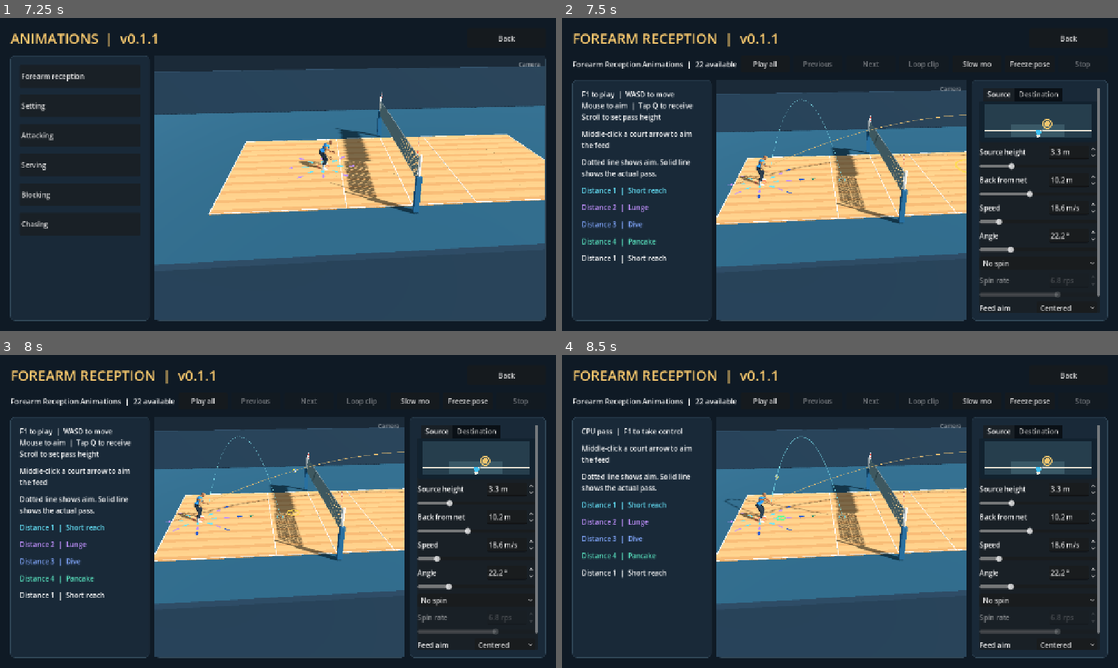
Above: before the commit, frames 1-4 (two rows, left to right).
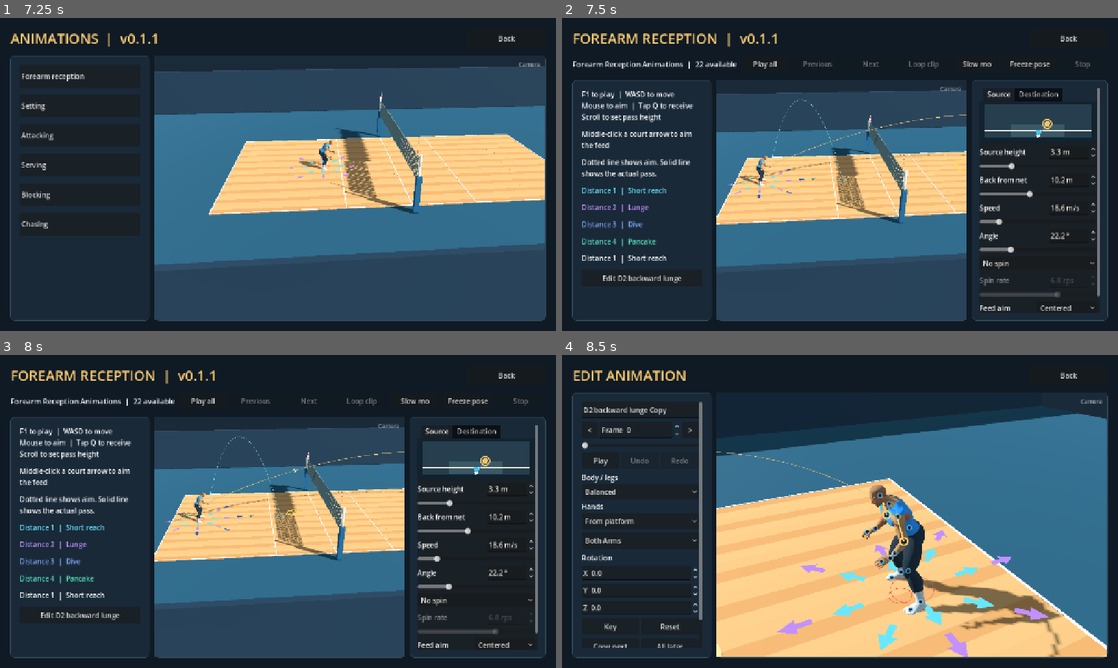
Above: after the commit, the same moments.

Repository: foreandr/volleyball
Game: Godot game, scene res://scenes/main.tscn
Two runs of this game, one before a commit and one after it. Both use one fixed random seed, a clock stepped at 60 frames per second and the inputs below.
Inputs (mouse positions are in pixels of both pictures, inside the frame that each line leads up to):
- Up to frame 1 (7.25 s): click "Story" at 0.5 s; click "Back" at 1.25 s; click "Story" at 2 s; click "New" at 2.75 s; click "Back" at 3.5 s; click "New" at 4.25 s; click "Save" at 5 s; click "Back" at 5.75 s; click "Continue" at 6.5 s
- Up to frame 2 (7.5 s): click "Forearm reception" at 7.25 s
- Up to frame 3 (8 s): no input
- Up to frame 4 (8.5 s): click (639, 614) at 8 s, where only the run after the commit has a clickable "Edit D2 backward lunge"

Frame 1 is identical in both runs. In frame 2, 0.2% of the frame differs, in the area x 7-22%, y 82-85%; in frame 3, 0.2%; in frame 4, 48%, in the area x 1-99%, y 4-97%.

Commit message:
Open an editable D2 backstep with a high test feed

Diff:
--- a/scripts/animation_ball_preview.gd
+++ b/scripts/animation_ball_preview.gd
@@ -251,8 +251,8 @@
 				fitted.angle = float(settings.get("angle",27.4))+2.0*(attempt+1)
 				feed = Flight.feed(aim_point,fitted)
 	else:
-		missed = false
 		aim_point = review_feed.aim
+		missed = review_feed.get("require_platform",false) and aim_point.distance_to(impact_point) > 0.20
 		feed = review_feed.duplicate()
 	feed_info = feed
 	incoming = feed.incoming
@@ -263,7 +263,8 @@
 	source_ground.global_position = Vector3(feed.start.x,0.065,feed.start.z)
 	source_ground.show()
 	outgoing = Vector3.ZERO if missed else Contact.rebound(incoming,surface_velocity,surface_normal,float(clip.get_meta("reception_restitution",0.55)))
-	flight_duration = 0.0 if missed else Flight.landing_time(aim_point,outgoing)
+	if missed and review_feed.get("require_platform",false): outgoing = incoming
+	flight_duration = Flight.landing_time(aim_point,outgoing) if not missed or review_feed.get("require_platform",false) else 0.0
 	incoming_net = Net.first_hit(func(time): return Flight.position(feed_info,aim_point,time),-feed_duration,0.0)
 	outgoing_net = {}
 	if not missed and incoming_net.is_empty(): outgoing_net = Net.first_hit(flight_position,0.0,flight_duration)
--- a/scripts/animation_editor.gd
+++ b/scripts/animation_editor.gd
@@ -49,7 +49,16 @@
 	angle_control.apply_setup(preview_player)
 	if is_instance_valid(reception_controls): reception_controls.apply(preview_player,replace_body_layer)
 	session = EditSession.new(StorySession.edit_animation if StorySession.edit_animation != null else Catalog.load_clip(entry,preview_player),preview_player.skeleton)
+	if session.source.has_meta("editor_start"):
+		preview_player.set_height_cm(Profile.DEFAULTS.height_cm)
+		preview_player.position = session.source.get_meta("editor_start")
+		preview_player.rotation.y = 0.0
+		view_focus = preview_player.position+Vector3(0,1.10,0)
+		view_distance = 4.6
+		orbit_yaw = 1.1
+		update_camera()
 	ball_preview = preload("res://scripts/animation_ball_preview.gd").new()
+	ball_preview.review_feed = session.source.get_meta("editor_feed",{})
 	preview_player.get_parent().add_child(ball_preview)
 	ball_preview.configure(preview_player,session.source,session)
 	if is_instance_valid(reception_controls): reception_controls.show_result(session.source)
@@ -200,14 +209,14 @@
 func refresh_ball_angle() -> void:
 	ball_preview.configure(preview_player,session.source,session)
 	if is_instance_valid(reception_controls): reception_controls.show_result(session.source)
-	right_panel.visible = ball_preview.active
+	right_panel.visible = ball_preview.active and not session.source.has_meta("editor_feed")
 	angle_control.sync_feed(ball_preview.feed_info)
 	angle_control.sync_output(ball_preview)
 	angle_control.visible = ball_preview.active
 	if ball_preview.active: angle_control.display_result(float(session.source.get_meta("desired_output_angle",ball_preview.output_angle())),ball_preview.output_angle(),Flight.distance(ball_preview.impact_point,ball_preview.outgoing))
 
 func apply_output_angle(value: float) -> void:
-	if session == null or not session.source.has_meta("contact_time"): return
+	if session == null or not session.source.has_meta("contact_time") or session.source.has_meta("editor_feed"): return
 	if trajectory_base == null or trajectory_revision != session.revision:
 		trajectory_base = session.bake()
 		trajectory_solver = preload("res://scripts/pass_trajectory_solver.gd").new(preview_player,trajectory_base)
@@ -412,7 +421,7 @@
 	if player_controls!=null and player_controls.active:
 		super.handle_preview_input(event)
 		return
-	if setup_drag != null and not gizmo_drag:
+	if setup_drag != null and not gizmo_drag and (session == null or not session.source.has_meta("editor_feed")):
 		var joint_click: bool = event is InputEventMouseButton and event.pressed and event.button_index == MOUSE_BUTTON_LEFT and pick_handle(event.position)>=0
 		if (not joint_click or not setup_drag.mode.is_empty()) and setup_drag.handle(event):
 			preview.accept_event()
@@ -499,7 +508,9 @@
 	set_playing(false)
 	for field in rotation_fields:
 		if field.get_line_edit().has_focus(): field.apply()
-	var saved := Catalog.save_copy(session.bake(),entry,copy_name.text)
+	var original := entry.duplicate()
+	if session.source.has_meta("editor_feed"): original.id = entry.get("source",entry.id)
+	var saved := Catalog.save_copy(session.bake(),original,copy_name.text)
 	if saved.is_empty():
 		var dialog := AcceptDialog.new()
 		dialog.dialog_text = "Unable to save animation."
--- a/scripts/attack_drill.gd
+++ b/scripts/attack_drill.gd
@@ -8,7 +8,7 @@
 const ATTACK_SERVE_SOURCE := Vector3(3.05,2.8,8.5)
 const CPU_HOME := Vector3(-0.55,0.04,1.15)
 const PIN_HEIGHT := 2.75
-const SET_APEX := 4.5
+const SET_APEX := 9.0
 
 enum Stage { SERVE, PASS, SET, CAUGHT, MISS }
 var stage := Stage.SERVE
--- a/scripts/story_animations.gd
+++ b/scripts/story_animations.gd
@@ -6,6 +6,7 @@
 const Flight = preload("res://scripts/pass_flight.gd")
 const SideKneeSlide = preload("res://scripts/side_knee_slide.gd")
 const ForwardDive = preload("res://scripts/forward_reception_dive.gd")
+const BACKWARD_EDIT_ID := "d2_backward_starter"
 const Catalog = preload("res://scripts/volleyball_animations.gd")
 const MOVE_TYPES := {
 	"Forearm reception":["Forearm"],
@@ -255,6 +256,7 @@
 		distance_status = label("",16)
 		distance_status.autowrap_mode = TextServer.AUTOWRAP_WORD_SMART
 		content.add_child(distance_status)
+		content.add_child(button("Edit D2 backward lunge",open_backward_editor))
 		refresh_type()
 		preview.grab_focus()
 		return
@@ -834,6 +836,57 @@
 func adjust_bump_height(amount: float) -> void:
 	setting_drill.bump.height = clampf(setting_drill.bump.height+amount,1.25,20.0)
 
+func open_backward_editor() -> void:
+	reception_review.stop(false)
+	StorySession.edit_entry = {"id":BACKWARD_EDIT_ID,"name":"D2 backward lunge","category":"Forearm reception","type":"Forearm"}
+	for entry in Catalog.custom_entries():
+		if entry.get("source") == BACKWARD_EDIT_ID: StorySession.edit_entry = entry.duplicate(true)
+	if StorySession.edit_entry.has("path"):
+		StorySession.edit_animation = Catalog.load_clip(StorySession.edit_entry,preview_player)
+	else:
+		StorySession.edit_animation = bake_backward_starter()
+	get_tree().change_scene_to_file("res://scenes/animation_editor.tscn")
+
+func bake_backward_starter() -> Animation:
+	var start := Vector3(0.0,0.04,-3.4)
+	var target := start-Vector3.BACK*0.28
+	var contact := 29.0/60.0
+	var step_end := 0.25
+	var actor := preview_player
+	player_controls.set_active(false)
+	player_controls.clear_receive_transition()
+	actor.position = start
+	actor.rotation.y = 0.0
+	actor.model.rotation.y = 0.0
+	actor.animator.play("custom_preview/clip",0)
+	actor.animator.seek(0.0,true)
+	var ready: Array[Transform3D] = player_controls.snapshot_receive_pose()
+	var step_pose := ready.duplicate()
+	var rig: Skeleton3D = actor.skeleton
+	var sample := func(time: float) -> Array[Transform3D]:
+		var pose: Array[Transform3D] = ready.duplicate()
+		if time > 0.0 and time <= step_end:
+			player_controls.move_cpu_toward(target-actor.position,1.0/60.0,false)
+			pose = player_controls.snapshot_receive_pose()
+			step_pose.assign(pose)
+		elif time > step_end:
+			var settle := smoothstep(step_end,0.40,time)
+			for bone in pose.size(): pose[bone] = step_pose[bone].interpolate_with(ready[bone],settle)
+		var root_pose := pose[0]
+		root_pose.origin += rig.global_basis.inverse()*(actor.position-start)
+		pose[0] = root_pose
+		return pose
+	var clip: Animation = actor.get_pose_author().bake({"name":"D2 backward lunge","duration":1.0,"contact_time":contact},sample)
+	var chest := rig.find_bone("spine_03")
+	var aim := rig.to_global(rig.get_bone_global_pose(chest).origin)+Vector3(0.0,0.12,0.24)
+	var incoming := Vector3(0.0,-4.6,-5.0)
+	var acceleration := Vector3.DOWN*Flight.GRAVITY
+	var duration := 0.55
+	clip.set_meta("editor_start",start)
+	clip.set_meta("editor_feed",{"aim":aim,"incoming":incoming,"acceleration":acceleration,"duration":duration,
+		"start":aim-incoming*duration+acceleration*0.5*duration*duration,"side":Vector3.RIGHT,"valid":true,"require_platform":true})
+	return clip
+
 func open_editor(index := -1) -> void:
 	if selected_category == "Forearm reception": return
 	reception_review.stop(false)
